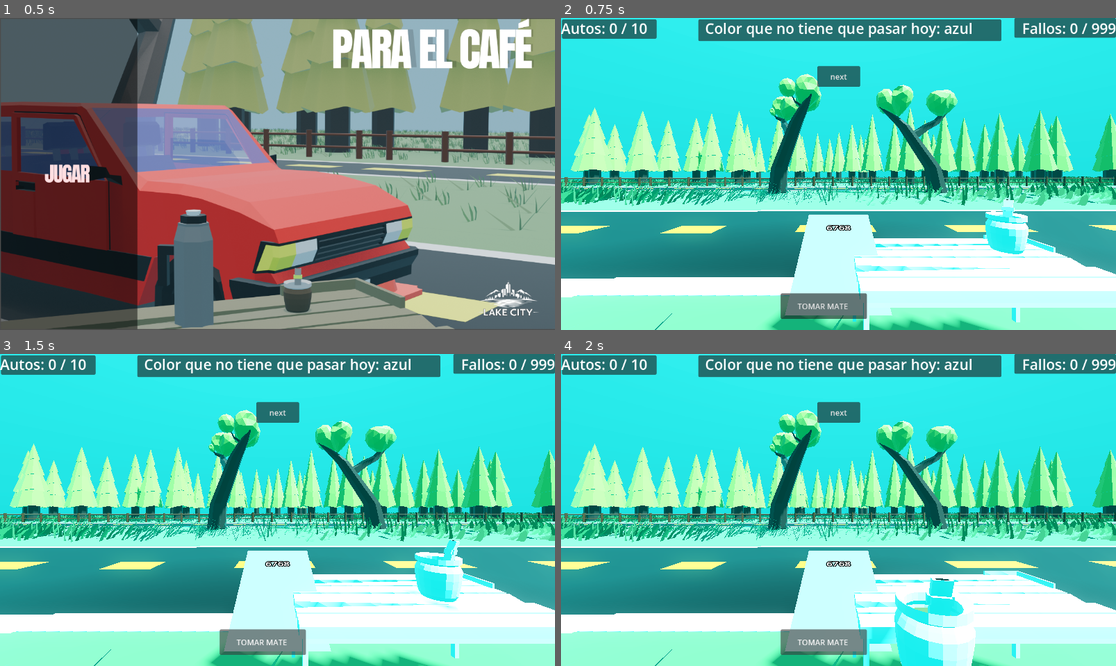
Above: before the commit, frames 1-4 (two rows, left to right).
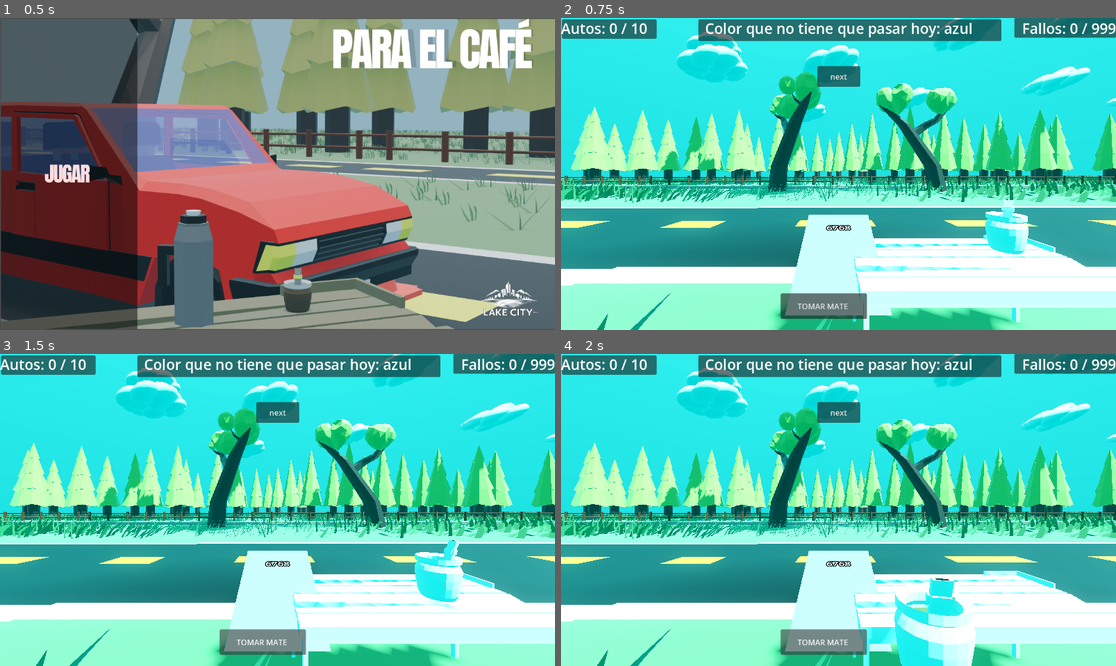
Above: after the commit, the same moments.

Repository: Fosforitoquemado/Proyecto_para_un_cafe
Game: Godot game, scene res://scenes/hud/menu.tscn
Two runs of this game, one before a commit and one after it. Both use one fixed random seed, a clock stepped at 60 frames per second and the inputs below.
Inputs:
- Up to frame 1 (0.5 s): no input
- Up to frame 2 (0.75 s): click "Play" at 0.5 s
- Up to frame 3 (1.5 s): click "TOMAR MATE" at 1.25 s
- Up to frame 4 (2 s): no input

Frame 1 is identical in both runs. In frame 2, 19% of the frame differs, in the area x 0-100%, y 0-100%; in frame 3, 19%; in frame 4, 18%.

Commit message:
NUBES
puse varias nubes

Diff:
--- /dev/null
+++ b/scenes/NUBE.tscn
@@ -0,0 +1,10 @@
+[gd_scene format=3 uid="uid://dkp6ngblq3jcp"]
+
+[ext_resource type="PackedScene" uid="uid://bjt1akt5o2la8" path="res://scenes/Untitled.glb" id="1_temid"]
+
+[node name="Nube" type="Node3D" unique_id=698684162]
+
+[node name="MeshInstance3D" type="MeshInstance3D" parent="." unique_id=176004133]
+
+[node name="Untitled" parent="MeshInstance3D" unique_id=1552740079 instance=ExtResource("1_temid")]
+transform = Transform3D(0.068709955, 0.6544237, 0.7529999, 0.13363959, 0.7419435, -0.65700877, -0.9886454, 0.14577371, -0.03647803, -0.36090863, 0.31683022, 0.4394341)
--- a/scenes/main.tscn
+++ b/scenes/main.tscn
@@ -2,6 +2,7 @@
 
 [ext_resource type="PackedScene" uid="uid://3um1kb0drhgb" path="res://scenes/hud/hud.tscn" id="3_sugp2"]
 [ext_resource type="PackedScene" uid="uid://cn27nwpubwqeq" path="res://scenes/mapa.tscn" id="5_tbgi4"]
+[ext_resource type="PackedScene" uid="uid://bjt1akt5o2la8" path="res://scenes/Untitled.glb" id="5_tefeu"]
 [ext_resource type="PackedScene" uid="uid://1txyqroo3yhe" path="res://scenes/mate.tscn" id="6_tefeu"]
 [ext_resource type="PackedScene" uid="uid://b6ubgu7blhqh5" path="res://modelos/mesa/mesa precaria(con coso).glb" id="7_85g3d"]
 
@@ -46,3 +47,40 @@
 transform = Transform3D(1, 0, 0, 0, 1, 0, 0, 0, 1, 1.0173966, 0.4947455, 0.81982994)
 
 [node name="Mapa" parent="." unique_id=323544247 instance=ExtResource("5_tbgi4")]
+transform = Transform3D(1, 0, 0, 0, 1, 0, 0, 0, 1, -0.0038532019, 0.07304923, 0.004339695)
+
+[node name="NUBE" parent="." unique_id=1552740079 instance=ExtResource("5_tefeu")]
+transform = Transform3D(0.6965545, 0.019108623, -0.028343122, -0.042513568, 0.33130464, -0.39901805, 0.0040272796, 0.19237216, 0.6900072, -15.687209, 6.5642147, -24.25255)
+
+[node name="NUBE2" parent="." unique_id=1084282910 instance=ExtResource("5_tefeu")]
+transform = Transform3D(0.6965545, 0.019108623, -0.028343122, -0.042513568, 0.33130464, -0.39901805, 0.0040272796, 0.19237216, 0.6900072, -12.755972, 6.5642147, -13.680853)
+
+[node name="NUBE3" parent="." unique_id=1208536006 instance=ExtResource("5_tefeu")]
+transform = Transform3D(0.6965545, 0.019108623, -0.028343122, -0.042513568, 0.33130464, -0.39901805, 0.0040272796, 0.19237216, 0.6900072, -8.517608, 6.770337, -27.657825)
+
+[node name="NUBE4" parent="." unique_id=114528127 instance=ExtResource("5_tefeu")]
+transform = Transform3D(0.6965545, 0.019108623, -0.028343122, -0.042513568, 0.33130464, -0.39901805, 0.0040272796, 0.19237216, 0.6900072, -9.997866, 8.24706, -5.648697)
+
+[node name="NUBE5" parent="." unique_id=270133533 instance=ExtResource("5_tefeu")]
+transform = Transform3D(0.6965545, 0.019108623, -0.028343122, -0.042513568, 0.33130464, -0.39901805, 0.0040272796, 0.19237216, 0.6900072, -9.997866, 6.2495394, 2.018424)
+
+[node name="NUBE6" parent="." unique_id=640107075 instance=ExtResource("5_tefeu")]
+transform = Transform3D(0.6965545, 0.019108623, -0.028343122, -0.042513568, 0.33130464, -0.39901805, 0.0040272796, 0.19237216, 0.6900072, -13.254465, 9.244307, 10.652377)
+
+[node name="NUBE7" parent="." unique_id=330042003 instance=ExtResource("5_tefeu")]
+transform = Transform3D(0.6965545, 0.019108623, -0.028343122, -0.042513568, 0.33130464, -0.39901805, 0.0040272796, 0.19237216, 0.6900072, -9.952636, 6.2495394, 8.7112465)
+
+[node name="NUBE8" parent="." unique_id=1502138909 instance=ExtResource("5_tefeu")]
+transform = Transform3D(0.6965545, 0.019108623, -0.028343122, -0.042513568, 0.33130464, -0.39901805, 0.0040272796, 0.19237216, 0.6900072, -17.070663, 5.690354, 4.373641)
+
+[node name="NUBE9" parent="." unique_id=1012279091 instance=ExtResource("5_tefeu")]
+transform = Transform3D(0.6965545, 0.019108623, -0.028343122, -0.042513568, 0.33130464, -0.39901805, 0.0040272796, 0.19237216, 0.6900072, -16.435377, 6.7196436, -4.9167295)
+
+[node name="NUBE10" parent="." unique_id=340980228 instance=ExtResource("5_tefeu")]
+transform = Transform3D(0.6965545, 0.019108623, -0.028343122, -0.042513568, 0.33130464, -0.39901805, 0.0040272796, 0.19237216, 0.6900072, -4.4231057, 7.435483, 0.45049715)
+
+[node name="NUBE11" parent="." unique_id=1078392754 instance=ExtResource("5_tefeu")]
+transform = Transform3D(0.6965545, 0.019108623, -0.028343122, -0.042513568, 0.33130464, -0.39901805, 0.0040272796, 0.19237216, 0.6900072, -3.0876796, 5.7837234, -18.3556)
+
+[node name="NUBE12" parent="." unique_id=928049084 instance=ExtResource("5_tefeu")]
+transform = Transform3D(0.6965545, 0.019108623, -0.028343122, -0.042513568, 0.33130464, -0.39901805, 0.0040272796, 0.19237216, 0.6900072, -6.6749234, 6.8597355, -9.351997)
Binary file added: scenes/Untitled.glb
Not shown, added: scenes/Untitled.glb.import
